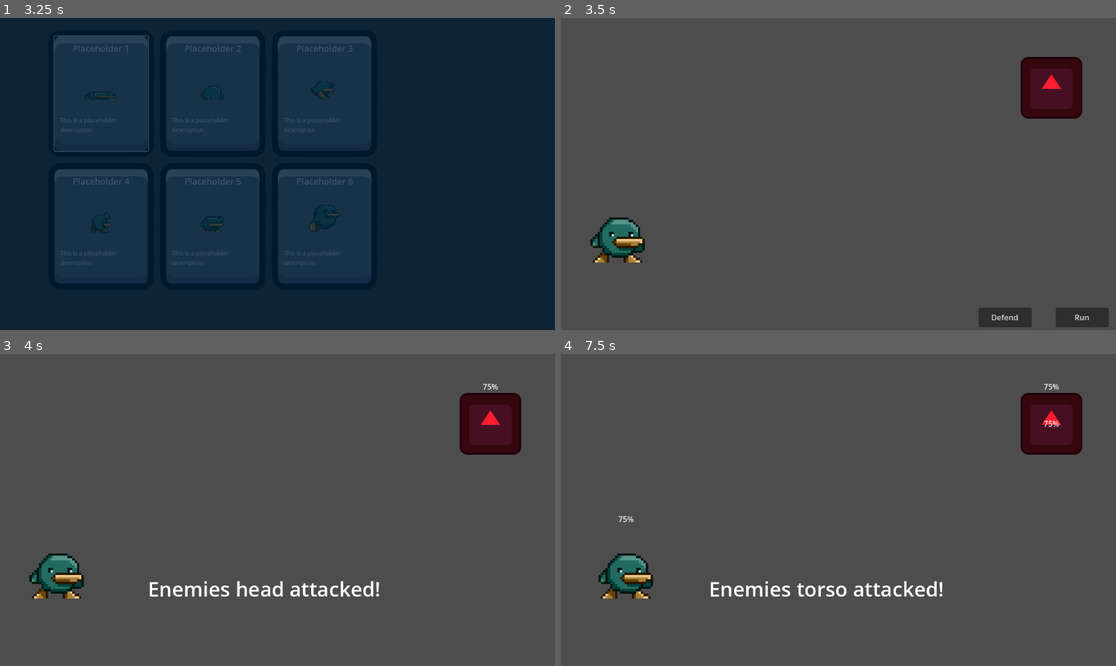
Above: before the commit, frames 1-4 (two rows, left to right).
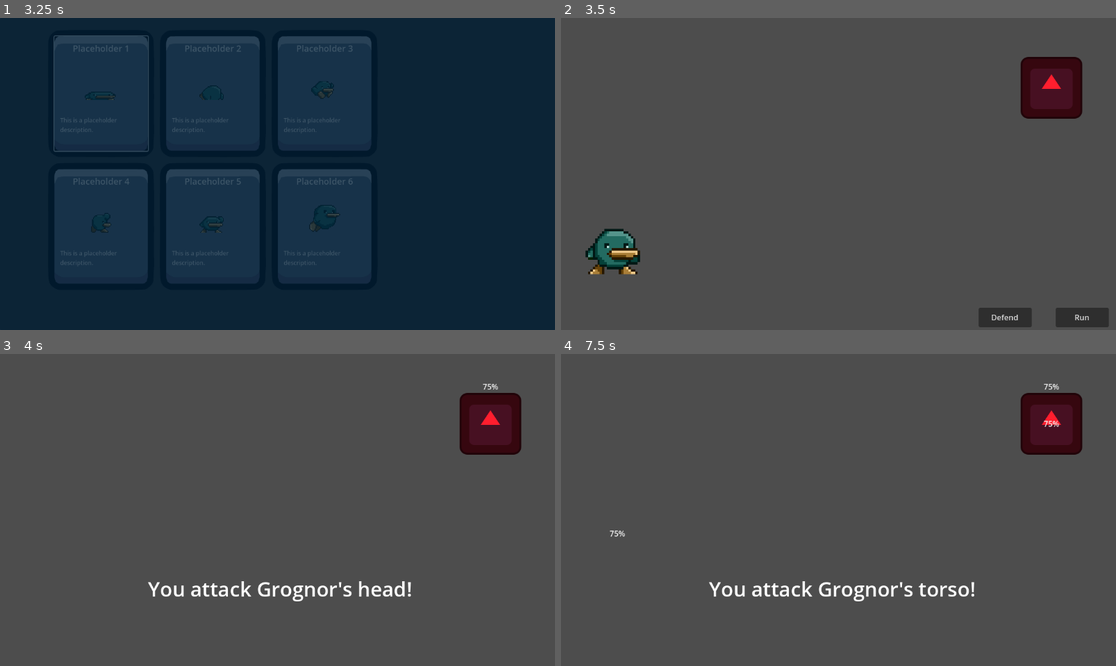
Above: after the commit, the same moments.

Repository: wildkind-gg/godot-wild-jam_68
Game: Godot game, scene res://Scenes/menus/main_menu.tscn
Same seed, same stepped clock (60 frames per second), same inputs: the game is played once before the commit and once after it. Before the commit the project starts from res://Scenes/main_menu.tscn. The engine's default icon, where the game draws it, is replaced by a stand-in: a white triangle on a blue panel in a dark square.
Inputs (mouse positions are in pixels of both pictures, inside the frame that each line leads up to):
- Up to frame 1 (3.25 s): click "Options" at 0.5 s; click "Controls" at 1.25 s; click "Play" at 2 s; click (99, 92) at 2.77 s
- Up to frame 2 (3.5 s): no input
- Up to frame 3 (4 s): click (488, 400) at 3.5 s
- Up to frame 4 (7.5 s): tap Enter at 4.25, 6.5 s; tap Space at 5.75 s; click (1049, 422) at 7.25 s

Frame 1 is identical in both runs. In frame 2, 1.3% of the frame differs, in the area x 4-16%, y 63-83%; in frame 3, 2.2%; in frame 4, 2.2%, in the area x 6-75%, y 51-80%.

Commit message:
general work on forge scene + other fixes
-placed bg
- moved note hit area
- added smith hammer cursor
- moved player health bars to player script

Diff:
--- /dev/null
+++ b/Scenes/battles_enemies/Grognor.tscn
@@ -0,0 +1,12 @@
+[gd_scene load_steps=3 format=3 uid="uid://cpxmv4kpifn3x"]
+
+[ext_resource type="Script" path="res://Scripts/enemy.gd" id="1_m7v2m"]
+[ext_resource type="Texture2D" uid="uid://b6e1kho53dcno" path="res://Misc/icon.svg" id="2_v8lia"]
+
+[node name="Grognor" type="Node2D"]
+script = ExtResource("1_m7v2m")
+speed = 3.0
+
+[node name="Sprite2D" type="Sprite2D" parent="."]
+modulate = Color(1, 0.117647, 0.180392, 1)
+texture = ExtResource("2_v8lia")
--- a/Scenes/battle.tscn
+++ b/Scenes/battles_enemies/battle_Grognor.tscn
@@ -1,8 +1,8 @@
 [gd_scene load_steps=16 format=3 uid="uid://c3ev5xwygolwl"]
 
 [ext_resource type="Script" path="res://Scripts/battle.gd" id="1_wb0f5"]
-[ext_resource type="PackedScene" uid="uid://ckrm64kavjvpr" path="res://Scenes/player.tscn" id="2_qdcmu"]
-[ext_resource type="PackedScene" uid="uid://cpxmv4kpifn3x" path="res://Scenes/enemy.tscn" id="3_ebjh3"]
+[ext_resource type="PackedScene" uid="uid://ckrm64kavjvpr" path="res://Scenes/battles_enemies/player.tscn" id="2_qdcmu"]
+[ext_resource type="PackedScene" uid="uid://cpxmv4kpifn3x" path="res://Scenes/battles_enemies/Grognor.tscn" id="3_e75wr"]
 
 [sub_resource type="StyleBoxFlat" id="StyleBoxFlat_ajrwm"]
 bg_color = Color(0.6, 0.6, 0.6, 0)
@@ -79,7 +79,7 @@
 "tackle": SubResource("Animation_6vtxd")
 }
 
-[node name="Battle" type="Node2D"]
+[node name="Battle_Grognor" type="Node2D"]
 script = ExtResource("1_wb0f5")
 
 [node name="Label" type="Label" parent="."]
@@ -96,62 +96,6 @@
 anchors_preset = 0
 
 [node name="Gauges" type="Node" parent="UI/Battle_UI"]
-
-[node name="Player_Limbs" type="Node" parent="UI/Battle_UI/Gauges"]
-
-[node name="Player_Head" type="ProgressBar" parent="UI/Battle_UI/Gauges/Player_Limbs"]
-visible = false
-offset_left = 35.0
-offset_top = 329.0
-offset_right = 235.0
-offset_bottom = 356.0
-theme_override_styles/background = SubResource("StyleBoxFlat_ajrwm")
-theme_override_styles/fill = SubResource("StyleBoxFlat_ca5t3")
-
-[node name="Player_Rarm" type="ProgressBar" parent="UI/Battle_UI/Gauges/Player_Limbs"]
-visible = false
-offset_left = 140.0
-offset_top = 414.0
-offset_right = 340.0
-offset_bottom = 441.0
-theme_override_styles/background = SubResource("StyleBoxFlat_ajrwm")
-theme_override_styles/fill = SubResource("StyleBoxFlat_ca5t3")
-
-[node name="Player_Larm" type="ProgressBar" parent="UI/Battle_UI/Gauges/Player_Limbs"]
-visible = false
-offset_left = -78.0
-offset_top = 411.0
-offset_right = 122.0
-offset_bottom = 438.0
-theme_override_styles/background = SubResource("StyleBoxFlat_ajrwm")
-theme_override_styles/fill = SubResource("StyleBoxFlat_ca5t3")
-
-[node name="Player_Lleg" type="ProgressBar" parent="UI/Battle_UI/Gauges/Player_Limbs"]
-visible = false
-offset_left = -69.0
-offset_top = 517.0
-offset_right = 131.0
-offset_bottom = 544.0
-theme_override_styles/background = SubResource("StyleBoxFlat_ajrwm")
-theme_override_styles/fill = SubResource("StyleBoxFlat_ca5t3")
-
-[node name="Player_Rleg" type="ProgressBar" parent="UI/Battle_UI/Gauges/Player_Limbs"]
-visible = false
-offset_left = 111.0
-offset_top = 523.0
-offset_right = 311.0
-offset_bottom = 550.0
-theme_override_styles/background = SubResource("StyleBoxFlat_ajrwm")
-theme_override_styles/fill = SubResource("StyleBoxFlat_ca5t3")
-
-[node name="Player_Torso" type="ProgressBar" parent="UI/Battle_UI/Gauges/Player_Limbs"]
-visible = false
-offset_left = 26.0
-offset_top = 420.0
-offset_right = 226.0
-offset_bottom = 447.0
-theme_override_styles/background = SubResource("StyleBoxFlat_ajrwm")
-theme_override_styles/fill = SubResource("StyleBoxFlat_ca5t3")
 
 [node name="Enemy_Limbs" type="Node" parent="UI/Battle_UI/Gauges"]
 
@@ -300,9 +244,9 @@
 text = "Run"
 
 [node name="Player" parent="." instance=ExtResource("2_qdcmu")]
-position = Vector2(125, 452)
-
-[node name="Enemy" parent="." instance=ExtResource("3_ebjh3")]
+position = Vector2(-7, 48)
+
+[node name="Grognor" parent="." instance=ExtResource("3_e75wr")]
 position = Vector2(1018, 145)
 speed = 5.0
 currentHeals = 2.0
--- /dev/null
+++ b/Scenes/battles_enemies/player.tscn
@@ -0,0 +1,70 @@
+[gd_scene load_steps=5 format=3 uid="uid://ckrm64kavjvpr"]
+
+[ext_resource type="Script" path="res://Scripts/player.gd" id="1_dd3de"]
+[ext_resource type="Texture2D" uid="uid://bhs7acn3nn6k7" path="res://Player_Character/Animations (Static)/right_left_combo.png" id="2_pafka"]
+
+[sub_resource type="StyleBoxFlat" id="StyleBoxFlat_11ety"]
+bg_color = Color(0.6, 0.6, 0.6, 0)
+
+[sub_resource type="StyleBoxFlat" id="StyleBoxFlat_6q72n"]
+bg_color = Color(0.6, 0.6, 0.6, 0)
+
+[node name="Player" type="Node2D"]
+script = ExtResource("1_dd3de")
+
+[node name="Sprite2D" type="Sprite2D" parent="."]
+texture_filter = 1
+position = Vector2(122, 405)
+scale = Vector2(4.92969, 4.92969)
+texture = ExtResource("2_pafka")
+hframes = 6
+
+[node name="Player_Limbs" type="Node" parent="."]
+
+[node name="Player_Head" type="ProgressBar" parent="Player_Limbs"]
+offset_left = 117.0
+offset_top = 359.0
+offset_right = 118.0
+offset_bottom = 386.0
+theme_override_styles/background = SubResource("StyleBoxFlat_11ety")
+theme_override_styles/fill = SubResource("StyleBoxFlat_6q72n")
+
+[node name="Player_Rarm" type="ProgressBar" parent="Player_Limbs"]
+offset_left = 189.0
+offset_top = 445.0
+offset_right = 190.0
+offset_bottom = 472.0
+theme_override_styles/background = SubResource("StyleBoxFlat_11ety")
+theme_override_styles/fill = SubResource("StyleBoxFlat_6q72n")
+
+[node name="Player_Larm" type="ProgressBar" parent="Player_Limbs"]
+offset_left = 37.0
+offset_top = 442.0
+offset_right = 38.0
+offset_bottom = 469.0
+theme_override_styles/background = SubResource("StyleBoxFlat_11ety")
+theme_override_styles/fill = SubResource("StyleBoxFlat_6q72n")
+
+[node name="Player_Lleg" type="ProgressBar" parent="Player_Limbs"]
+offset_left = 54.0
+offset_top = 485.0
+offset_right = 55.0
+offset_bottom = 512.0
+theme_override_styles/background = SubResource("StyleBoxFlat_11ety")
+theme_override_styles/fill = SubResource("StyleBoxFlat_6q72n")
+
+[node name="Player_Rleg" type="ProgressBar" parent="Player_Limbs"]
+offset_left = 165.0
+offset_top = 486.0
+offset_right = 166.0
+offset_bottom = 513.0
+theme_override_styles/background = SubResource("StyleBoxFlat_11ety")
+theme_override_styles/fill = SubResource("StyleBoxFlat_6q72n")
+
+[node name="Player_Torso" type="ProgressBar" parent="Player_Limbs"]
+offset_left = 123.0
+offset_top = 406.0
+offset_right = 124.0
+offset_bottom = 433.0
+theme_override_styles/background = SubResource("StyleBoxFlat_11ety")
+theme_override_styles/fill = SubResource("StyleBoxFlat_6q72n")
--- a/Scenes/bounty_board/bounty_board.tscn
+++ b/Scenes/bounty_board/bounty_board.tscn
@@ -8,7 +8,7 @@
 [ext_resource type="Resource" uid="uid://blgtiphlw148o" path="res://Resources/_temp_enemy_ui_data/_temp_enemy_5.tres" id="6_u3uqs"]
 [ext_resource type="Resource" uid="uid://c5u60b0ge0evc" path="res://Resources/_temp_enemy_ui_data/_temp_enemy_6.tres" id="7_h2yqb"]
 [ext_resource type="PackedScene" uid="uid://c3ka3fcxs45ad" path="res://Scenes/components/scene_transition/scene_transition.tscn" id="8_uyka7"]
-[ext_resource type="PackedScene" uid="uid://c3ev5xwygolwl" path="res://Scenes/battle.tscn" id="9_4olab"]
+[ext_resource type="PackedScene" uid="uid://c3ev5xwygolwl" path="res://Scenes/battles_enemies/battle_Grognor.tscn" id="9_4olab"]
 [ext_resource type="PackedScene" uid="uid://b60cbamfs1gcy" path="res://Scenes/components/scene_transition/fade_transition.tscn" id="10_srq2r"]
 
 [node name="BountyBoard" type="Node2D"]
--- a/Scenes/enemy.tscn
+++ /dev/null
@@ -1,12 +0,0 @@
-[gd_scene load_steps=3 format=3 uid="uid://cpxmv4kpifn3x"]
-
-[ext_resource type="Script" path="res://Scripts/enemy.gd" id="1_vxg0j"]
-[ext_resource type="Texture2D" uid="uid://b6e1kho53dcno" path="res://Misc/icon.svg" id="1_wxili"]
-
-[node name="Enemy" type="Node2D"]
-script = ExtResource("1_vxg0j")
-speed = 3.0
-
-[node name="Sprite2D" type="Sprite2D" parent="."]
-modulate = Color(1, 0.117647, 0.180392, 1)
-texture = ExtResource("1_wxili")
--- /dev/null
+++ b/Scenes/menus/main_menu.tscn
@@ -0,0 +1,99 @@
+[gd_scene load_steps=6 format=3 uid="uid://babhddpsfb770"]
+
+[ext_resource type="Script" path="res://Scripts/main_menu.gd" id="1_dk1lg"]
+[ext_resource type="PackedScene" uid="uid://b60cbamfs1gcy" path="res://Scenes/components/scene_transition/fade_transition.tscn" id="2_o6fhd"]
+[ext_resource type="PackedScene" uid="uid://bih7xps8v4bbc" path="res://Scenes/bounty_board/bounty_board.tscn" id="3_bttwj"]
+[ext_resource type="PackedScene" uid="uid://c3ka3fcxs45ad" path="res://Scenes/components/scene_transition/scene_transition.tscn" id="3_wywr5"]
+
+[sub_resource type="StyleBoxFlat" id="StyleBoxFlat_cdsfi"]
+
+[node name="MainMenu" type="Node2D"]
+script = ExtResource("1_dk1lg")
+
+[node name="Container" type="Control" parent="."]
+layout_mode = 3
+anchors_preset = 0
+offset_right = 1152.0
+offset_bottom = 648.0
+
+[node name="Label" type="Label" parent="Container"]
+layout_mode = 1
+anchors_preset = 10
+anchor_right = 1.0
+offset_bottom = 23.0
+grow_horizontal = 2
+text = "LoFi Beats to Slay Monsters to"
+horizontal_alignment = 1
+vertical_alignment = 1
+
+[node name="VBoxContainer" type="VBoxContainer" parent="Container"]
+layout_mode = 1
+anchors_preset = 8
+anchor_left = 0.5
+anchor_top = 0.5
+anchor_right = 0.5
+anchor_bottom = 0.5
+offset_left = -20.0
+offset_top = -20.0
+offset_right = 20.0
+offset_bottom = 20.0
+grow_horizontal = 2
+grow_vertical = 2
+theme_override_constants/separation = 25
+
+[node name="Play" type="Button" parent="Container/VBoxContainer"]
+custom_minimum_size = Vector2(100, 0)
+layout_mode = 2
+text = "Play"
+
+[node name="SceneTransition" parent="Container/VBoxContainer/Play" node_paths=PackedStringArray("fade_transition") instance=ExtResource("3_wywr5")]
+landing_scene = ExtResource("3_bttwj")
+fade_transition = NodePath("FadeTransition")
+
+[node name="FadeTransition" parent="Container/VBoxContainer/Play/SceneTransition" instance=ExtResource("2_o6fhd")]
+
+[node name="Options" type="Button" parent="Container/VBoxContainer"]
+custom_minimum_size = Vector2(100, 0)
+layout_mode = 2
+text = "Options
+"
+
+[node name="Controls" type="Button" parent="Container/VBoxContainer"]
+layout_mode = 2
+text = "Controls"
+
+[node name="Exit" type="Button" parent="Container/VBoxContainer"]
+custom_minimum_size = Vector2(100, 0)
+layout_mode = 2
+text = "Exit"
+
+[node name="ControlsText" type="Label" parent="Container"]
+visible = false
+layout_mode = 1
+anchors_preset = 15
+anchor_right = 1.0
+anchor_bottom = 1.0
+grow_horizontal = 2
+grow_vertical = 2
+theme_override_styles/normal = SubResource("StyleBoxFlat_cdsfi")
+text = "ESC to return to main menu
+Left mouse button to choose action or limb
+Arrow keys to hit notes"
+horizontal_alignment = 1
+vertical_alignment = 1
+
+[node name="Button" type="Button" parent="Container/ControlsText"]
+layout_mode = 0
+offset_left = 562.0
+offset_top = 414.0
+offset_right = 599.0
+offset_bottom = 445.0
+text = "Exit"
+
+[node name="MainMenuMusic" type="AudioStreamPlayer" parent="."]
+
+[connection signal="pressed" from="Container/VBoxContainer/Play" to="." method="_on_play_pressed"]
+[connection signal="pressed" from="Container/VBoxContainer/Options" to="." method="_on_options_pressed"]
+[connection signal="pressed" from="Container/VBoxContainer/Controls" to="." method="_on_controls_pressed"]
+[connection signal="pressed" from="Container/VBoxContainer/Exit" to="." method="_on_exit_pressed"]
+[connection signal="pressed" from="Container/ControlsText/Button" to="." method="_on_button_pressed"]
--- a/Scenes/player.tscn
+++ /dev/null
@@ -1,14 +0,0 @@
-[gd_scene load_steps=3 format=3 uid="uid://ckrm64kavjvpr"]
-
-[ext_resource type="Script" path="res://Scripts/player.gd" id="1_dd3de"]
-[ext_resource type="Texture2D" uid="uid://bhs7acn3nn6k7" path="res://Player_Character/Animations (Static)/right_left_combo.png" id="2_pafka"]
-
-[node name="Player" type="Node2D"]
-script = ExtResource("1_dd3de")
-
-[node name="Sprite2D" type="Sprite2D" parent="."]
-texture_filter = 1
-position = Vector2(0, -23)
-scale = Vector2(4.92969, 4.92969)
-texture = ExtResource("2_pafka")
-hframes = 6
--- a/Scenes/forge.tscn
+++ b/Scenes/rhythm_forge/forge.tscn
@@ -1,41 +1,37 @@
 [gd_scene load_steps=5 format=3 uid="uid://dylnjo762rsqo"]
 
 [ext_resource type="Script" path="res://Scripts/forge.gd" id="1_8xlhv"]
-[ext_resource type="PackedScene" uid="uid://c2qvh0ey1jh6g" path="res://Scenes/rhythm_button.tscn" id="1_656yl"]
-[ext_resource type="PackedScene" uid="uid://dittm8xt3v3dp" path="res://Scenes/conductor.tscn" id="2_nd8ja"]
-[ext_resource type="Texture2D" uid="uid://b1p85yai67mqw" path="res://_Art/Forge/ForgeBG-temp.png" id="4_yewym"]
+[ext_resource type="PackedScene" uid="uid://c2qvh0ey1jh6g" path="res://Scenes/rhythm_forge/rhythm_button.tscn" id="1_656yl"]
+[ext_resource type="Texture2D" uid="uid://b1p85yai67mqw" path="res://_Art/Forge/ForgeBG-temp.png" id="2_01e6s"]
+[ext_resource type="PackedScene" uid="uid://dittm8xt3v3dp" path="res://Scenes/rhythm_forge/conductor.tscn" id="2_nd8ja"]
 
 [node name="Forge" type="Node2D"]
+scale = Vector2(0.6, 0.6)
 script = ExtResource("1_8xlhv")
 
-[node name="MarginContainer" type="MarginContainer" parent="."]
+[node name="TextureRect" type="TextureRect" parent="."]
 anchors_preset = 15
 anchor_right = 1.0
 anchor_bottom = 1.0
-offset_left = -960.0
-offset_top = -540.0
-offset_right = 960.0
-offset_bottom = 540.0
+offset_right = 1920.0
+offset_bottom = 1080.0
 grow_horizontal = 2
 grow_vertical = 2
-
-[node name="TextureRect" type="TextureRect" parent="MarginContainer"]
-layout_mode = 2
-texture = ExtResource("4_yewym")
+texture = ExtResource("2_01e6s")
 
 [node name="RhythmButtonRight" parent="." instance=ExtResource("1_656yl")]
-position = Vector2(690, 600)
+position = Vector2(1210, 727)
 rotation = 0.00213111
 input = "ui_right"
 
 [node name="RhythmButtonLeft" parent="." instance=ExtResource("1_656yl")]
-position = Vector2(450, 600)
+position = Vector2(930, 727)
 rotation = 3.14159
 scale = Vector2(1, -1)
 input = "ui_left"
 
 [node name="RhythmButtonUp" parent="." instance=ExtResource("1_656yl")]
-position = Vector2(570, 600)
+position = Vector2(1070, 727)
 rotation = -1.5708
 input = "ui_up"
 
--- a/Scripts/Note.gd
+++ b/Scripts/Note.gd
@@ -1,12 +1,12 @@
 extends Area2D
 
-const TARGET_Y = 600
+const TARGET_Y = 727
 const SPAWN_Y = -16
 const DIST_TO_TARGET = TARGET_Y - SPAWN_Y
 
-const LEFT_LANE_SPAWN = Vector2(450, SPAWN_Y)
-const CENTER_LANE_SPAWN = Vector2(570, SPAWN_Y)
-const RIGHT_LANE_SPAWN = Vector2(690, SPAWN_Y)
+const LEFT_LANE_SPAWN = Vector2(930, SPAWN_Y)
+const CENTER_LANE_SPAWN = Vector2(1070, SPAWN_Y)
+const RIGHT_LANE_SPAWN = Vector2(1210, SPAWN_Y)
 
 var speed = 0
 var hit = false
@@ -18,7 +18,7 @@
 func _physics_process(delta):
 	if !hit:
 		position.y += speed * delta
-		if position.y > 700:
+		if position.y > 800:
 			queue_free()
 			get_parent().reset_combo()
 	else:
@@ -38,7 +38,7 @@
 		printerr("Invalid lane set for note: " + str(lane))
 		return
 
-	speed = DIST_TO_TARGET / 2.0
+	speed = DIST_TO_TARGET/2.0
 
 func _destroy(score):
 	$AnimatedSprite2D.visible = false
--- a/Scripts/battle.gd
+++ b/Scripts/battle.gd
@@ -1,9 +1,10 @@
-extends Node2D
+extends Node
 
 var turnmanager = preload("res://Resources/TurnManager.tres")
-@onready var player = $Player
+@onready var player = preload("res://Scenes/battles_enemies/player.tscn")
 @onready var UI = $UI/Battle_UI
 var rndm = RandomNumberGenerator.new()
+@onready var current_enemy = $Grognor.name
 
 func _ready():
 	# connect to turns
@@ -12,46 +13,9 @@
 
 
 func _process(_delta):
-	print(Global.playerHead)
 	# leave game press esc
 	if Input.is_action_just_pressed("ui_cancel"):
 		get_tree().quit()
-### player gauges ###
-	$UI/Battle_UI/Gauges/Player_Limbs/Player_Head.value = Global.playerHead
-	if Global.playerHead == 100:
-		$UI/Battle_UI/Gauges/Player_Limbs/Player_Head.hide()
-	else:
-		$UI/Battle_UI/Gauges/Player_Limbs/Player_Head.show()
-
-	$UI/Battle_UI/Gauges/Player_Limbs/Player_Rarm.value = Global.playerRarm
-	if Global.playerRarm == 100:
-		$UI/Battle_UI/Gauges/Player_Limbs/Player_Rarm.hide()
-	else:
-		$UI/Battle_UI/Gauges/Player_Limbs/Player_Rarm.show()
-
-	$UI/Battle_UI/Gauges/Player_Limbs/Player_Larm.value = Global.playerLarm
-	if Global.playerLarm == 100:
-		$UI/Battle_UI/Gauges/Player_Limbs/Player_Larm.hide()
-	else:
-		$UI/Battle_UI/Gauges/Player_Limbs/Player_Larm.show()
-
-	$UI/Battle_UI/Gauges/Player_Limbs/Player_Lleg.value = Global.playerLleg
-	if Global.playerLleg == 100:
-		$UI/Battle_UI/Gauges/Player_Limbs/Player_Lleg.hide()
-	else:
-		$UI/Battle_UI/Gauges/Player_Limbs/Player_Lleg.show()
-
-	$UI/Battle_UI/Gauges/Player_Limbs/Player_Rleg.value = Global.playerRleg
-	if Global.playerRleg == 100:
-		$UI/Battle_UI/Gauges/Player_Limbs/Player_Rleg.hide()
-	else:
-		$UI/Battle_UI/Gauges/Player_Limbs/Player_Rleg.show()
-
-	$UI/Battle_UI/Gauges/Player_Limbs/Player_Torso.value = Global.playerTorso
-	if Global.playerTorso == 100:
-		$UI/Battle_UI/Gauges/Player_Limbs/Player_Torso.hide()
-	else:
-		$UI/Battle_UI/Gauges/Player_Limbs/Player_Torso.show()
 
 ### enemy gauges ###
 	$UI/Battle_UI/Gauges/Enemy_Limbs/Enemy_Head.value = Global.enemyHead
@@ -108,7 +72,7 @@
 func _on_enemy_turn_started():
 	Global.turnCounter += 1
 	UI.hide()
-	$Enemy._enemy_turn()
+	$Grognor._enemy_turn()
 	# end turn
 	$Label.text = Global.enemyAction
 	await get_tree().create_timer(2).timeout #when animations added, on animation finished change turn and show ui
@@ -116,37 +80,37 @@
 
 func _on_head_pressed():
 	Global.enemyHead -= 25 #test value
-	$Label.text = "Enemies head attacked!"
+	$Label.text = "You attack %s's head!" %current_enemy
 	UI.hide()
 	$AnimationPlayer.play("tackle")
 
 func _on_torso_pressed():
 	Global.enemyTorso -= 25 #test value
-	$Label.text = "Enemies torso attacked!"
+	$Label.text = "You attack %s's torso!" %current_enemy
 	UI.hide()
 	$AnimationPlayer.play("tackle")
 
 func _on_left_arm_pressed():
 	Global.enemyLarm -= 25 #test value
-	$Label.text = "Enemies left arm attacked!"
+	$Label.text = "You attack %s's left arm!" %current_enemy
 	UI.hide()
 	$AnimationPlayer.play("tackle")
 
 func _on_right_arm_pressed():
 	Global.enemyRarm -= 25 #test value
-	$Label.text = "Enemy right arm attacked!"
+	$Label.text = "You attack %s's right arm!" %current_enemy
 	UI.hide()
 	$AnimationPlayer.play("tackle")
 
 func _on_left_leg_pressed():
 	Global.enemyLleg -= 25 #test value
-	$Label.text = "Enemies left leg attacked!"
+	$Label.text = "You attack %s's left leg!" %current_enemy
 	UI.hide()
 	$AnimationPlayer.play("tackle")
 
 func _on_right_leg_pressed():
 	Global.enemyRleg -= 25 #test value
-	$Label.text = "Enemies right leg attacked!"
+	$Label.text = "You attack %s's right leg!" %current_enemy
 	UI.hide()
 	$AnimationPlayer.play("tackle")
 
@@ -169,4 +133,5 @@
 
 func _on_animation_player_animation_finished(_anim_name):
 	await get_tree().create_timer(1).timeout
+	print(Global.playerHead)
 	turnmanager.turn = turnmanager.ENEMY_TURN
--- a/Scripts/forge.gd
+++ b/Scripts/forge.gd
@@ -23,13 +23,15 @@
 
 var lane = 0
 var rand = 0
-var note = load("res://Scenes/note.tscn")
-
+var note = load("res://Scenes/rhythm_forge/note.tscn")
+var cursor = load("res://_Art/images.png")
 
 func _ready():
 	randomize()
 	#$Conductor.play_with_beat_offset(8)
 	$Conductor.seek(0) # sets the position from which audio will be played, in seconds
+	Input.set_custom_mouse_cursor(cursor)
+
 
 func _input(event):
 	if event.is_action("escape"):
@@ -163,4 +165,4 @@
 
 func _on_conductor_finished():
 	await get_tree().create_timer(5).timeout
-	get_tree().change_scene_to_file("res://Scenes/end_forge.tscn")
+	get_tree().change_scene_to_file("res://Scenes/bounty_board/bounty_board.tscn")
--- a/Scripts/player.gd
+++ b/Scripts/player.gd
@@ -1,9 +1,47 @@
 extends Node2D
 
 func _process(_delta):
-	Global.playerHead = clamp(Global.playerHead,0,100)
-	Global.playerRarm = clamp(Global.playerRarm,0,100)
-	Global.playerLarm = clamp(Global.playerLarm,0,100)
-	Global.playerLleg = clamp(Global.playerLleg,0,100)
-	Global.playerRleg = clamp(Global.playerRleg,0,100)
-	Global.playerTorso = clamp(Global.playerTorso,0,100)
+	Global.playerHead = clamp(Global.playerHead,0,100.0)
+	Global.playerRarm = clamp(Global.playerRarm,0,100.0)
+	Global.playerLarm = clamp(Global.playerLarm,0,100.0)
+	Global.playerLleg = clamp(Global.playerLleg,0,100.0)
+	Global.playerRleg = clamp(Global.playerRleg,0,100.0)
+	Global.playerTorso = clamp(Global.playerTorso,0,100.0)
+
+
+	$Player_Limbs/Player_Head.value = Global.playerHead
+	if Global.playerHead == 100:
+		$Player_Limbs/Player_Head.hide()
+	else:
+		$Player_Limbs/Player_Head.show()
+
+
+	$Player_Limbs/Player_Rarm.value = Global.playerRarm
+	if Global.playerRarm == 100:
+		$Player_Limbs/Player_Rarm.hide()
+	else:
+		$Player_Limbs/Player_Rarm.show()
+
+	$Player_Limbs/Player_Larm.value = Global.playerLarm
+	if Global.playerLarm == 100:
+		$Player_Limbs/Player_Larm.hide()
+	else:
+		$Player_Limbs/Player_Larm.show()
+
+	$Player_Limbs/Player_Lleg.value = Global.playerLleg
+	if Global.playerLleg == 100:
+		$Player_Limbs/Player_Lleg.hide()
+	else:
+		$Player_Limbs/Player_Lleg.show()
+
+	$Player_Limbs/Player_Rleg.value = Global.playerRleg
+	if Global.playerRleg == 100:
+		$Player_Limbs/Player_Rleg.hide()
+	else:
+		$Player_Limbs/Player_Rleg.show()
+
+	$Player_Limbs/Player_Torso.value = Global.playerTorso
+	if Global.playerTorso == 100:
+		$Player_Limbs/Player_Torso.hide()
+	else:
+		$Player_Limbs/Player_Torso.show()
--- a/project.godot
+++ b/project.godot
@@ -11,7 +11,7 @@
 [application]
 
 config/name="Game Projects"
-run/main_scene="res://Scenes/main_menu.tscn"
+run/main_scene="res://Scenes/menus/main_menu.tscn"
 config/features=PackedStringArray("4.2", "Forward Plus")
 run/max_fps=60
 config/icon="res://Misc/icon.svg"
@@ -22,7 +22,7 @@
 
 [display]
 
-mouse_cursor/custom_image="res://Scenes/1-Normal-Select.png"
+mouse_cursor/custom_image="res://Misc/1-Normal-Select.png"
 
 [dotnet]
 
@@ -35,6 +35,11 @@
 "events": [Object(InputEventKey,"resource_local_to_scene":false,"resource_name":"","device":-1,"window_id":0,"alt_press …(182 unchanged characters)…
 ]
 }
+hit={
+"deadzone": 0.5,
+"events": [Object(InputEventMouseButton,"resource_local_to_scene":false,"resource_name":"","device":-1,"window_id":0,"alt_pressed":false,"shift_pressed":false,"ctrl_pressed":false,"meta_pressed":false,"button_mask":1,"position":Vector2(280, 20),"global_position":Vector2(284, 61),"factor":1.0,"button_index":1,"canceled":false,"pressed":true,"double_click":false,"script":null)
+]
+}
 
 [rendering]
 
Renamed: Scenes/1-Normal-Select.png -> Misc/1-Normal-Select.png
Not shown, changed: Misc/1-Normal-Select.png.import
Renamed: Scenes/TurnManager.tscn -> Scenes/battles_enemies/TurnManager.tscn
Not shown: 1 places in Scenes/bounty_board/bounty_item.tscn that only renumber resources
Renamed: Scenes/conductor.tscn -> Scenes/rhythm_forge/conductor.tscn
Renamed: Scenes/end_forge.tscn -> Scenes/rhythm_forge/end_forge.tscn
Renamed: Scenes/note.tscn -> Scenes/rhythm_forge/note.tscn
Renamed: Scenes/rhythm_button.tscn -> Scenes/rhythm_forge/rhythm_button.tscn
Binary file added: _Art/images.png
Not shown, added: _Art/images.png.import
